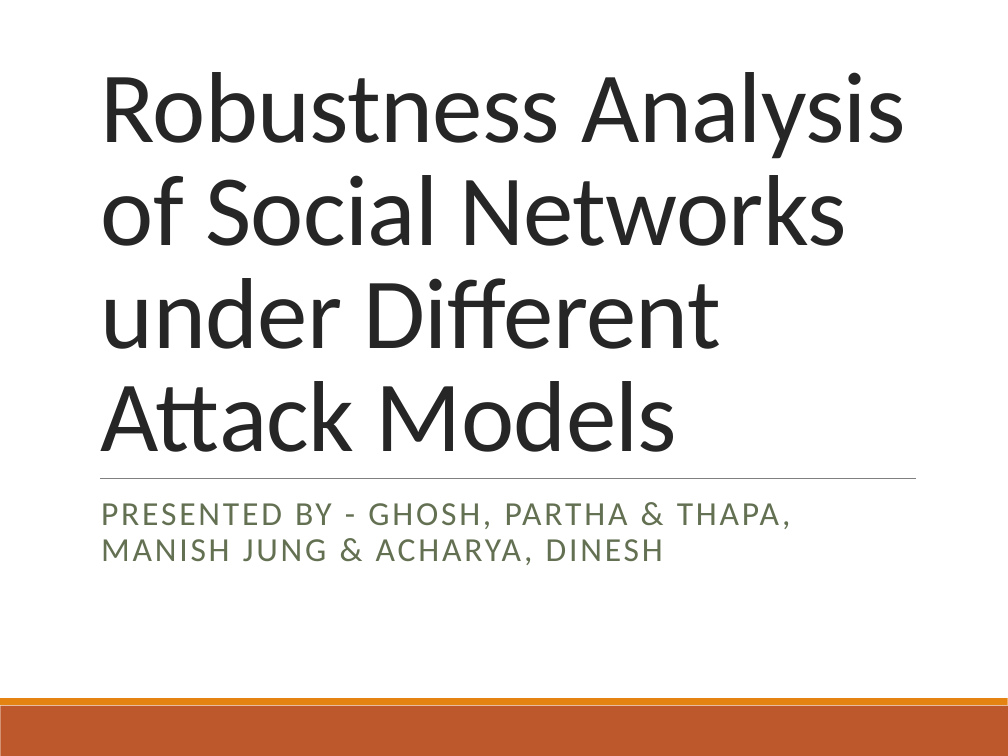
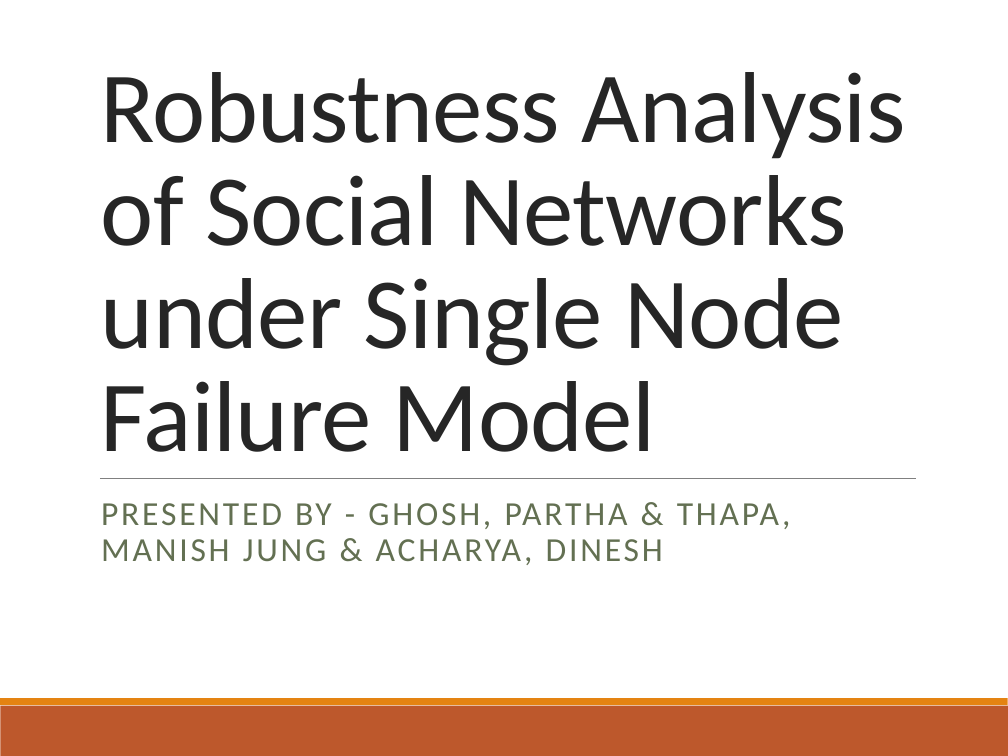
Before and after one commit to ParthaEth/Epidemics_Spreading_With_Cascade_Network, a slide deck: slide 1 of presentation/disease_spreading_presentation.pptx. Drawn at 1008x756 pixels with LibreOffice and Linux fonts; fonts in the diff are those of the drawing. Boxes give left, top, right and bottom in pixels: in the first picture for what was removed or moved away, otherwise in the second. Text is boxed around its words. In the diff, an @@ line names an element or a change of style, - is before the commit and + after.

Commit message:
Title Changed

```diff
--- a/presentation/disease_spreading_presentation.pptx
+++ b/presentation/disease_spreading_presentation.pptx
@@ title at (101, 72, 906, 452): text changed @@
-Robustness Analysis of Social Networks
-under Different Attack Models
+Robustness Analysis of Social Networks
+under Single Node Failure Model
```
